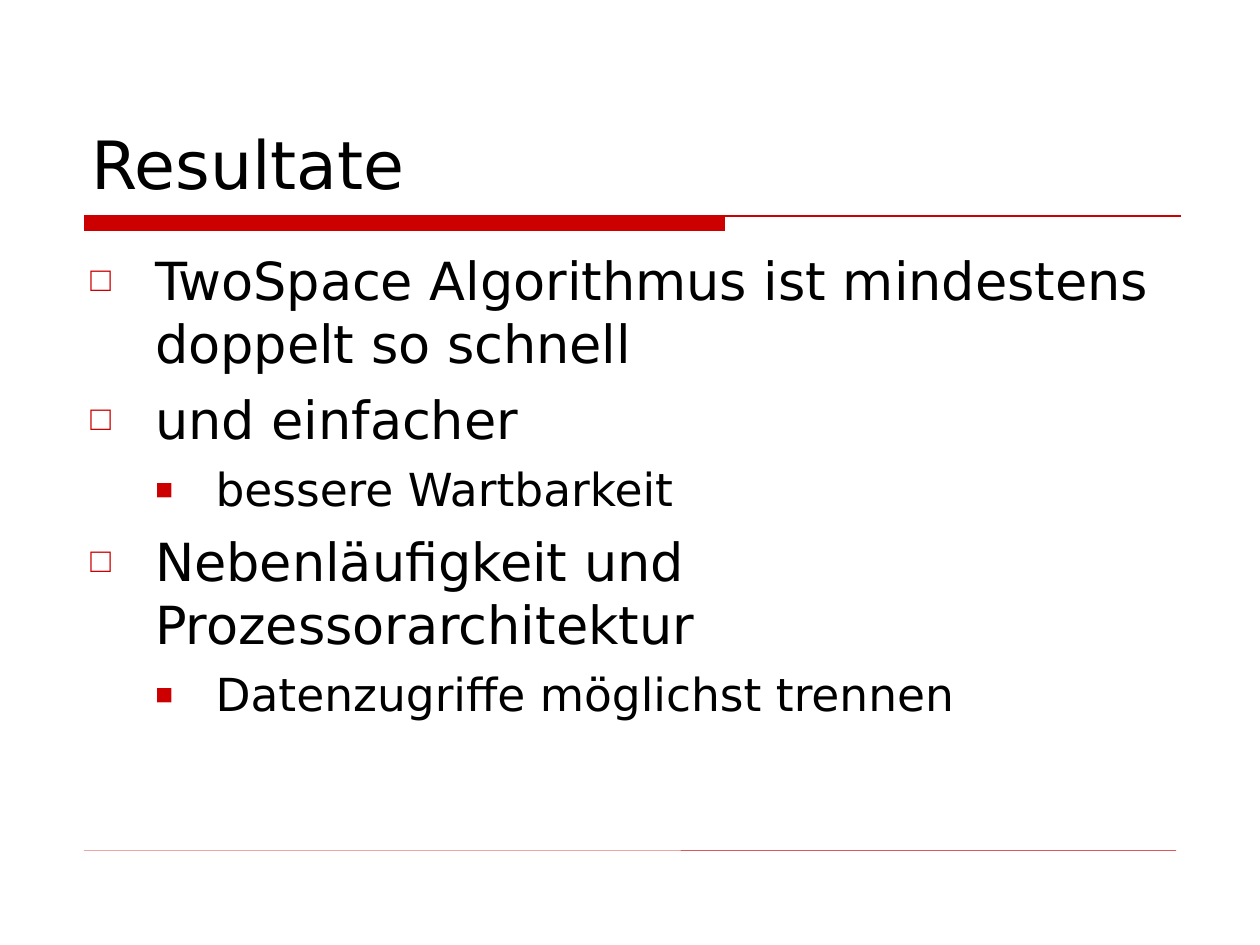
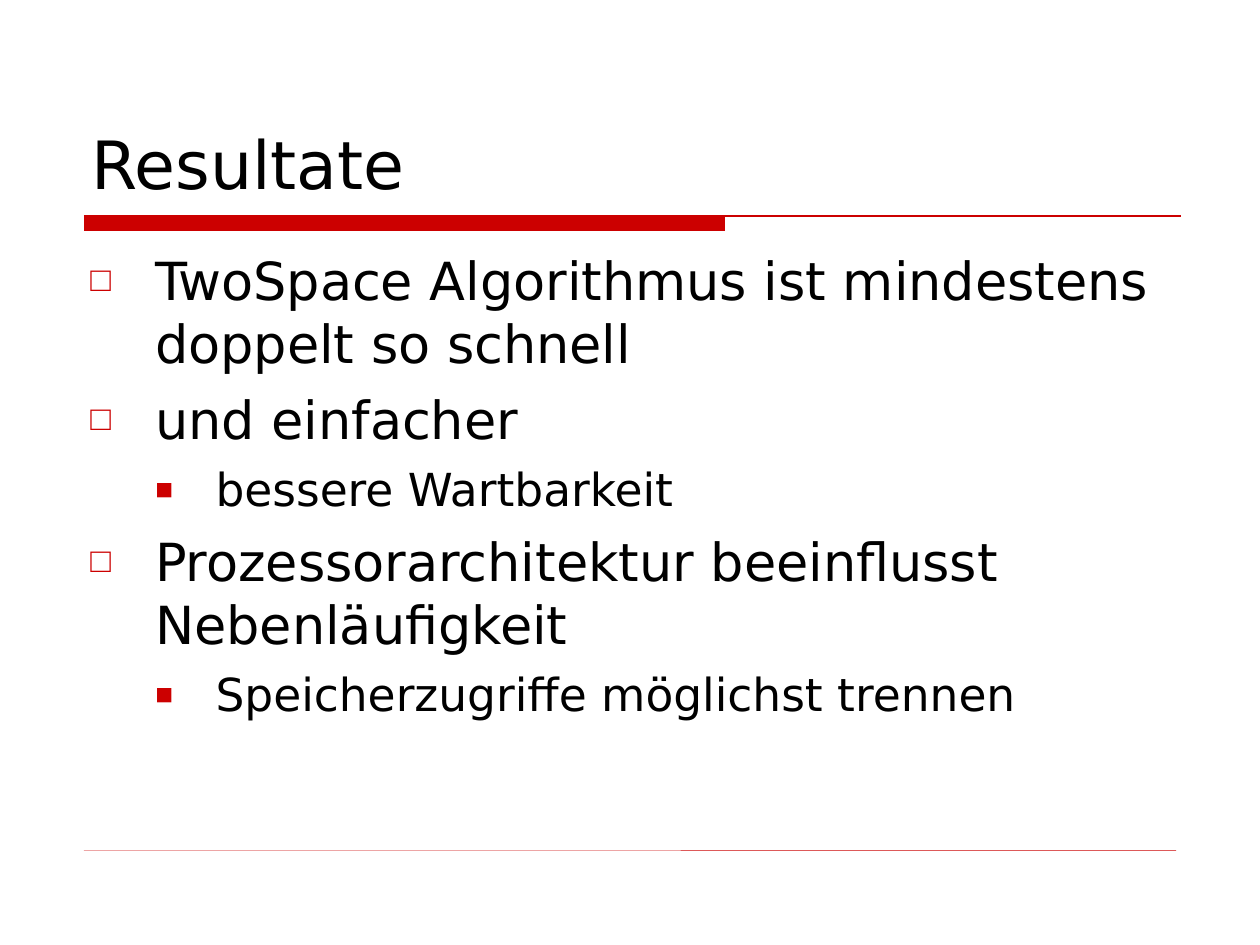
Before and after one commit to daren-thomas/sinavm, a slide deck: slide 14 of Semesterarbeit_Praesentation.ppt. Drawn at 1260x945 pixels with LibreOffice and Linux fonts; fonts in the diff are those of the drawing; background and template pictures are left out. Boxes give left, top, right and bottom in pixels: in the first picture for what was removed or moved away, otherwise in the second. Text is boxed around its words. In the diff, an @@ line names an element or a change of style, - is before the commit and + after.

```diff
--- a/Semesterarbeit_Praesentation.ppt
+++ b/Semesterarbeit_Praesentation.ppt
@@ text at box(155, 541, 1015, 721): text changed @@
-□ Nebenläufigkeit und Prozessorarchitektur
-  ■ Datenzugriffe möglichst trennen
+□ Prozessorarchitektur beeinflusst Nebenläufigkeit
+  ■ Speicherzugriffe möglichst trennen
```
Also in this commit, not shown: 2 other slides changed.
